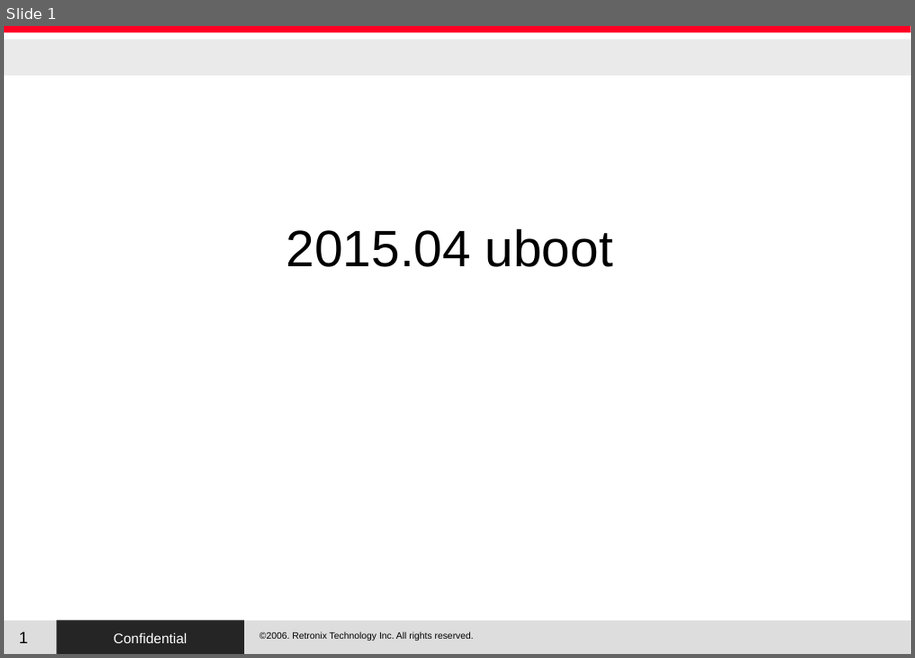
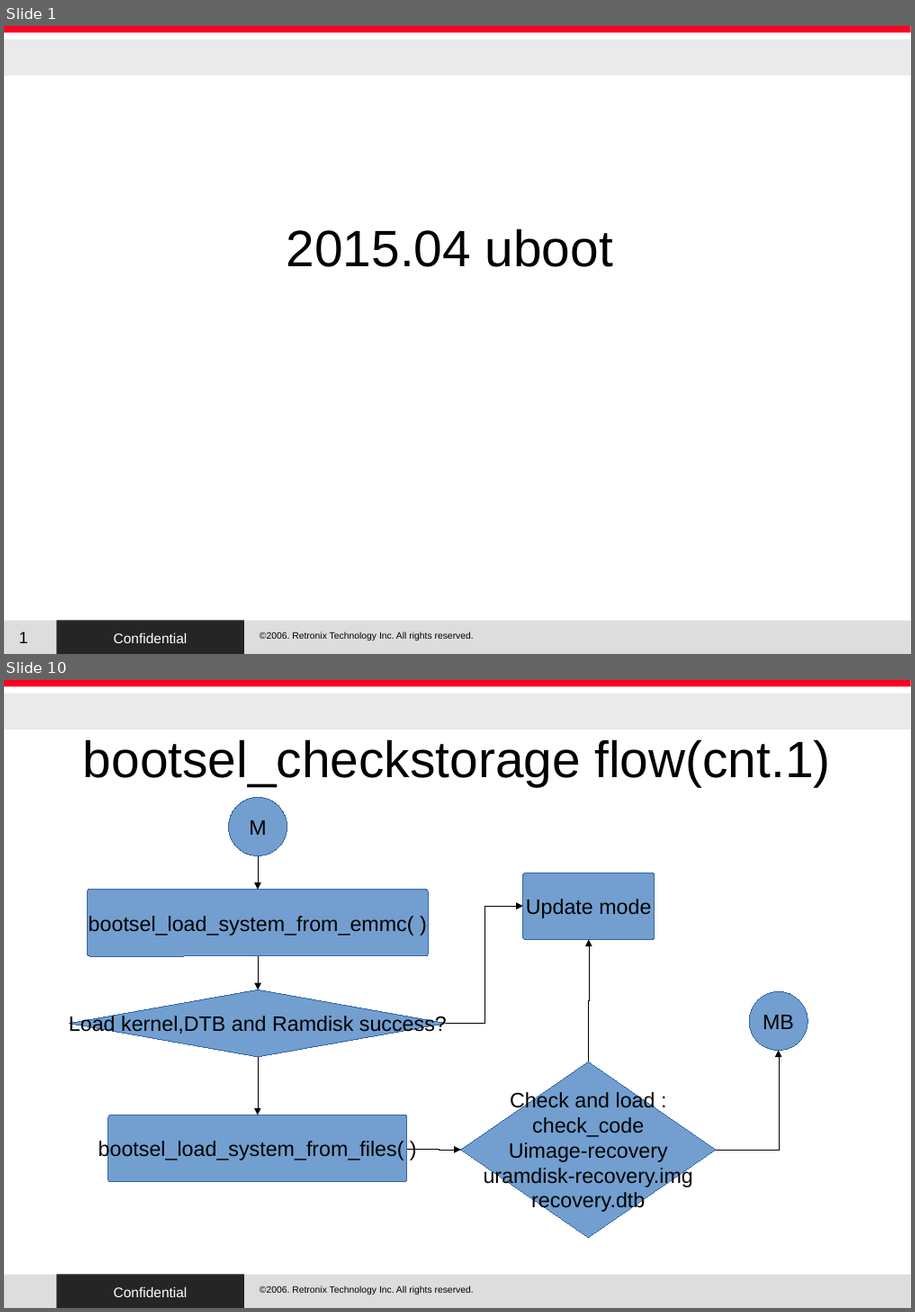
Before and after one commit to RetronixTechInc/u-boot-rtx, a slide deck: RTX/uboot.odp. Shown one above the other, each under a label of ours: slide 1 before the commit, slides 1 and 10 after it; the slides between them are not shown. The pictures are 915x658 and 915x1312 pixels, drawn with LibreOffice and Linux fonts; fonts in the diff are those of the drawing; background and template pictures are left out. Boxes give left, top, right and bottom in pixels: in the first picture for what was removed or moved away, otherwise in the second. Text is boxed around its words. In the diff, an @@ line names an element or a change of style, - is before the commit and + after.

```diff
--- a/RTX/uboot.odp
+++ b/RTX/uboot.odp
@@ slide 10 added at [4, 680, 911, 1308], background #FFFFFF; not listed: 5 template elements that a slide beside it also shows @@
@@ title added at [83, 739, 831, 786], 44 pt, text #000000 @@
+bootsel_checkstorage flow(cnt.1)
@@ ellipse added at [228, 797, 288, 856], fill #729FCF, outline #3465A4 0 pt, 18 pt, text #000000 @@
+M
@@ elbow arrow added from (258, 856) to (258, 890), #000000 0 pt @@
@@ rounded rectangle added at [88, 890, 429, 956], fill #729FCF, outline #3465A4 0 pt, 18 pt, text #000000 @@
+bootsel_load_system_from_emmc( )
@@ rounded rectangle added at [523, 873, 655, 940], fill #729FCF, outline #3465A4 0 pt, 18 pt, text #000000 @@
+Update mode
@@ elbow arrow added from (446, 1024) to (523, 906), #000000 0 pt @@
@@ elbow arrow added from (589, 1062) to (589, 940), #000000 0 pt @@
@@ elbow arrow added from (258, 956) to (258, 990), #000000 0 pt @@
@@ diamond added at [70, 990, 446, 1057], fill #729FCF, outline #3465A4 0 pt, 18 pt, text #000000 @@
+Load kernel,DTB and Ramdisk success?
@@ ellipse added at [749, 991, 809, 1050], fill #729FCF, outline #3465A4 0 pt, 18 pt, text #000000 @@
+MB
@@ elbow arrow added from (258, 1057) to (258, 1116), #000000 0 pt @@
@@ elbow arrow added from (716, 1150) to (779, 1050), #000000 0 pt @@
@@ diamond added at [461, 1062, 716, 1238], fill #729FCF, outline #3465A4 0 pt, 18 pt, text #000000 @@
+Check and load :
+check_code
+Uimage-recovery
+uramdisk-recovery.img
+recovery.dtb
@@ rounded rectangle added at [108, 1115, 408, 1182], fill #729FCF, outline #3465A4 0 pt, 18 pt, text #000000 @@
+bootsel_load_system_from_files( )
@@ elbow arrow added from (407, 1148) to (461, 1150), #000000 0 pt @@
```
Also in this commit, not shown: 10 slides changed, 5 other slides added, 5 slides removed, 27 other files.
